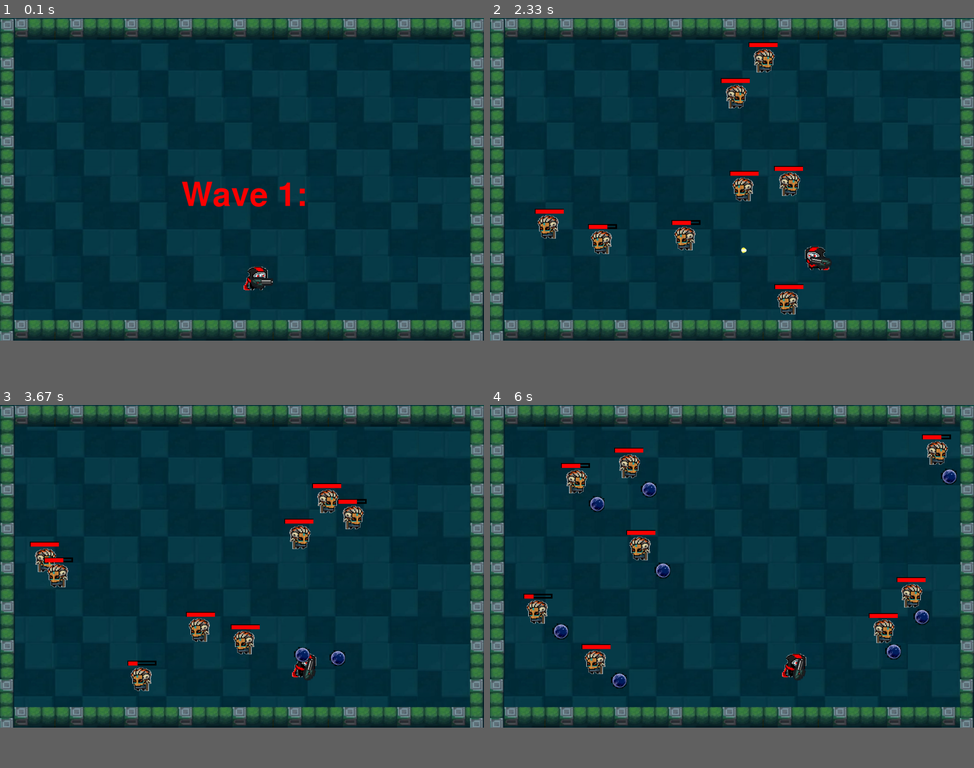
Above: before the commit, frames 1-4 (two rows, left to right).
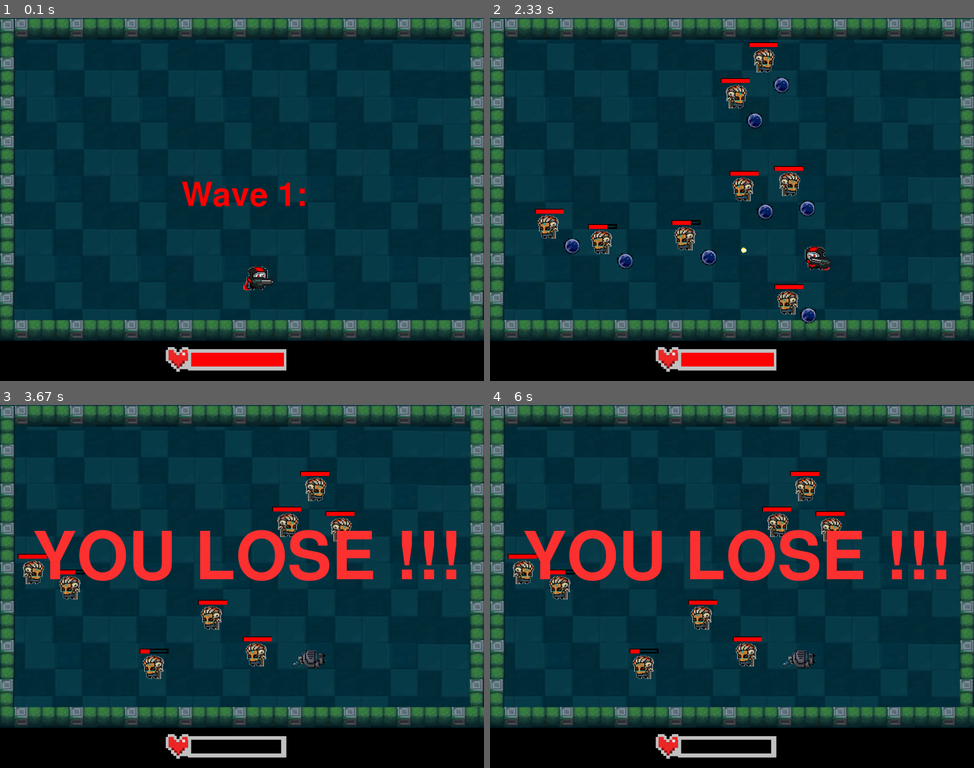
Above: after the commit, the same moments.

Repository: AlexPrilepin/-Pygame
Game: pygame game, started from pygraph.py
Two runs of this game, one before a commit and one after it. Both use one fixed random seed, a clock stepped at 60 frames per second and the inputs below.
Inputs (mouse positions are in pixels of both pictures, inside the frame that each line leads up to):
- Up to frame 1 (0.1 s): no input
- Up to frame 2 (2.33 s): press the mouse at (886, 188) at 0.37 s; move the mouse to (809, 206) at 0.47 s; release the mouse at (736, 221) at 0.6 s; hold Q 0.67-1.13 s; hold D 0.67-1.13 s; click (775, 112) at 0.75 s; hold D 1.17-1.63 s; click (712, 264) at 1.25 s; hold W 1.67-1.97 s; click (557, 188) at 1.75 s; hold D from 2 s (still down); click (732, 243) at 2.08 s
- Up to frame 3 (3.67 s): release D at 2.47 s; hold A 2.5-3.03 s; click (367, 644) at 2.58 s; hold S 3.07-3.37 s; click (338, 557) at 3.15 s
- Up to frame 4 (6 s): no input
In our replay, the window is 900x600 before the commit and 900x675 after it. These sizes can differ from the game's own. Grey fills any space a smaller window leaves; there, only what the larger window draws over its background counts as a difference.

The runs differ from the first frame. In frame 1, 1.7% of the frame differs, in the area x 0-100%, y 83-98%; in frame 2, 2.5%; in frame 3, 10%; in frame 4, 12%, in the area x 0-100%, y 8-98%.

Commit message:
Add files via upload

Diff:
--- a/pygraph.py
+++ b/pygraph.py
@@ -27,8 +27,13 @@
 npc_bullet.set_colorkey((0, 0, 0))
 courpse = pygame.image.load('courpse_1.png')
 courpse.set_colorkey((255, 255, 255))
+hp_bar = pygame.image.load('health_points.png')
+hp_bar.set_colorkey((255, 255, 255))
+hc = pygame.image.load('hero_dead.png')
+hc.set_colorkey((255, 255, 255))
 
 aim = True
+GG = False
 courpses = []
 
 class Nepice:
@@ -39,7 +44,7 @@
         self.x = x
         self.hp = 10
         self.damage = 1
-        self.cd = 90
+        self.cd = 50
 
     def get_damage(self, amount):
         global courpses
@@ -49,17 +54,18 @@
 
 
 
-    def move(self, hp):
-        self.x += self.nx * v / fps
-        self.y += self.ny * v / fps
-        if self.x <= 30:
-            self.nx *= -1
-        if self.y <= 50:
-            self.ny *= -1
-        if self.x > width - 100:
-            self.nx *= -1
-        if self.y > height - 120:
-            self.ny *= -1
+    def move(self, hp, stop):
+        if not stop:
+            self.x += self.nx * v / fps
+            self.y += self.ny * v / fps
+            if self.x <= 30:
+                self.nx *= -1
+            if self.y <= 50:
+                self.ny *= -1
+            if self.x > 1200 - 100:
+                self.nx *= -1
+            if self.y > 800 - 120:
+                self.ny *= -1
         self.draw(hp)
 
     def draw(self):
@@ -138,7 +144,10 @@
         self.end_y = end_y
         self.damage = 4
         self.x, self.y = self.start_x, self.start_y
-        self.angle = int(asin((self.start_y - self.end_y) / sqrt((self.end_x - self.start_x) ** 2 + (self.end_y - self.start_y) ** 2)) / pi * 180)
+        try:
+            self.angle = int(asin((self.start_y - self.end_y) / sqrt((self.end_x - self.start_x) ** 2 + (self.end_y - self.start_y) ** 2)) / pi * 180)
+        except ZeroDivisionError:
+            self.angle = int(asin((self.start_y - self.end_y) / 0.00000000000000001) / pi * 180)
 
     def draw(self):
         if self.start_x < self.end_x:
@@ -174,18 +183,24 @@
         self.target_y = 600
         self.draw()
         self.angle = 0
+        self.hp = 10
+        self.total = 10
+        self.cd = 0
 
     def get_damage(self, num):
-        pass
+        global GG
+        self.hp -= num
+        if self.hp <= 0:
+            GG = True
 
     def move(self, m_x, m_y):
         if self.x + m_x <= 10:
             return
         if self.y + m_y <= 40:
             return
-        if self.x + m_x > width - 100:
+        if self.x + m_x > 1100 - 100:
             return
-        if self.y + m_y > height - 125:
+        if self.y + m_y > 800 - 125:
             return
         self.x += m_x
         self.y += m_y
@@ -201,11 +216,13 @@
 
     def shoot(self, s_x, s_y):
         global bullets
-        if aim:
-            bull = Hero_bullet(self.x, self.y, self.target_x, self.target_y)
-        else:
-            bull = Hero_bullet(self.x, self.y, s_x, s_y)
-        bullets.append(bull)
+        if self.cd == 0:
+            if aim:
+                bull = Hero_bullet(self.x, self.y, self.target_x, self.target_y)
+            else:
+                bull = Hero_bullet(self.x, self.y, s_x, s_y)
+            bullets.append(bull)
+            self.cd = 10
 
     def draw(self):
         if aim:
@@ -225,49 +242,53 @@
                 g_l_r = hero_l.get_rect(
                     topleft=(self.x, self.y))
                 screen.blit(hero_l, g_l_r)
-                g_l_r = self.curr_weapon[1].get_rect(
-                    topleft=(self.x + 22, self.y + 42))
-                rot_image = pygame.transform.rotate(self.curr_weapon[1], 0)
-                rot_rect = rot_image.get_rect(center=g_l_r.center)
-                rot_image.set_colorkey((24, 29, 35))
-                screen.blit(rot_image, rot_rect)
+                if not GG:
+                    g_l_r = self.curr_weapon[1].get_rect(
+                        topleft=(self.x + 22, self.y + 42))
+                    rot_image = pygame.transform.rotate(self.curr_weapon[1], 0)
+                    rot_rect = rot_image.get_rect(center=g_l_r.center)
+                    rot_image.set_colorkey((24, 29, 35))
+                    screen.blit(rot_image, rot_rect)
             else:
                 g_l_r = hero_r.get_rect(
                     topleft=(self.x, self.y))
                 screen.blit(hero_r, g_l_r)
-                g_l_r = self.curr_weapon[0].get_rect(
-                    topleft=(self.x + 22, self.y + 42))
-                rot_image = pygame.transform.rotate(self.curr_weapon[0], 0)
-                rot_rect = rot_image.get_rect(center=g_l_r.center)
-                rot_image.set_colorkey((24, 29, 35))
-                screen.blit(rot_image, rot_rect)
+                if not GG:
+                    g_l_r = self.curr_weapon[0].get_rect(
+                        topleft=(self.x + 22, self.y + 42))
+                    rot_image = pygame.transform.rotate(self.curr_weapon[0], 0)
+                    rot_rect = rot_image.get_rect(center=g_l_r.center)
+                    rot_image.set_colorkey((24, 29, 35))
+                    screen.blit(rot_image, rot_rect)
         else:
             if self.target_x < self.x:
                 g_l_r = hero_l.get_rect(
                     topleft=(self.x, self.y))
                 screen.blit(hero_l, g_l_r)
-                g_l_r = self.curr_weapon[1].get_rect(
-                    topleft=(self.x + 22, self.y + 42))
-                rot_image = pygame.transform.rotate(self.curr_weapon[1], int(1 * self.angle))
-                rot_rect = rot_image.get_rect(center=g_l_r.center)
-                rot_image.set_colorkey((24, 29, 35))
-                screen.blit(rot_image, rot_rect)
+                if not GG:
+                    g_l_r = self.curr_weapon[1].get_rect(
+                        topleft=(self.x + 22, self.y + 42))
+                    rot_image = pygame.transform.rotate(self.curr_weapon[1], int(1 * self.angle))
+                    rot_rect = rot_image.get_rect(center=g_l_r.center)
+                    rot_image.set_colorkey((24, 29, 35))
+                    screen.blit(rot_image, rot_rect)
             else:
                 g_l_r = hero_r.get_rect(
                     topleft=(self.x, self.y))
                 screen.blit(hero_r, g_l_r)
-                g_l_r = self.curr_weapon[0].get_rect(
-                    topleft=(self.x + 22, self.y + 42))
-                rot_image = pygame.transform.rotate(self.curr_weapon[0], int(-1 * self.angle))
-                rot_rect = rot_image.get_rect(center=g_l_r.center)
-                rot_image.set_colorkey((24, 29, 35))
-                screen.blit(rot_image, rot_rect)
+                if not GG:
+                    g_l_r = self.curr_weapon[0].get_rect(
+                        topleft=(self.x + 22, self.y + 42))
+                    rot_image = pygame.transform.rotate(self.curr_weapon[0], int(-1 * self.angle))
+                    rot_rect = rot_image.get_rect(center=g_l_r.center)
+                    rot_image.set_colorkey((24, 29, 35))
+                    screen.blit(rot_image, rot_rect)
 
 if __name__ == '__main__':
     npc_shoot = 0
     pygame.init()
     pygame.display.set_caption('Движущийся круг 2')
-    size = width, height = 1200, 800
+    size = width, height = 1200, 900
     screen = pygame.display.set_mode(size)
     x_pos, y_pos = 0, 0
     running = True
@@ -281,8 +302,14 @@
     waves = 3
     freeze_waves = 0
     win = 0
+    GG = False
+    pygame.mixer.music.load('grobik.mp3')
+    ccc = 0
     while running:
-        npc_shoot += 1
+        if hero.cd > 0:
+            hero.cd -= 1
+        if not GG:
+            npc_shoot += 1
         screen.fill((0, 0, 0))
         for a in range(1):
             for b in range(1):
@@ -292,36 +319,37 @@
         for event in pygame.event.get():
             if event.type == pygame.QUIT:
                 running = False
-            if event.type == pygame.MOUSEMOTION:
-                if not aim:
+            if not GG:
+                if event.type == pygame.MOUSEMOTION:
+                    if not aim:
+                        s_x, s_y = event.pos
+                        hero.target(s_x - 50, s_y - 50)
+                if event.type == pygame.MOUSEBUTTONUP:
                     s_x, s_y = event.pos
-                    hero.target(s_x - 50, s_y - 50)
-            if event.type == pygame.MOUSEBUTTONUP:
-                s_x, s_y = event.pos
-                hero.shoot(s_x - 50, s_y - 50)
-            keys = pygame.key.get_pressed()
-            if keys[pygame.K_a] == True and keys[pygame.K_s] == True:
-                hero.move(-10, 10)
-            elif keys[pygame.K_d] == True and keys[pygame.K_s] == True:
-                hero.move(10, 10)
-            elif keys[pygame.K_a] == True and keys[pygame.K_w] == True:
-                hero.move(-10, -10)
-            elif keys[pygame.K_d] == True and keys[pygame.K_w] == True:
-                hero.move(10, -10)
-            elif keys[pygame.K_a] == True:
-                hero.move(-10, 0)
-            elif keys[pygame.K_d] == True:
-                hero.move(10, 0)
-            elif keys[pygame.K_s] == True:
-                hero.move(0, 10)
-            elif keys[pygame.K_w] == True:
-                hero.move(0, -10)
-            if keys[pygame.K_q] == True:
-                aim = not aim
+                    hero.shoot(s_x - 50, s_y - 50)
+                keys = pygame.key.get_pressed()
+                if keys[pygame.K_a] == True and keys[pygame.K_s] == True:
+                    hero.move(-10, 10)
+                elif keys[pygame.K_d] == True and keys[pygame.K_s] == True:
+                    hero.move(10, 10)
+                elif keys[pygame.K_a] == True and keys[pygame.K_w] == True:
+                    hero.move(-10, -10)
+                elif keys[pygame.K_d] == True and keys[pygame.K_w] == True:
+                    hero.move(10, -10)
+                elif keys[pygame.K_a] == True:
+                    hero.move(-10, 0)
+                elif keys[pygame.K_d] == True:
+                    hero.move(10, 0)
+                elif keys[pygame.K_s] == True:
+                    hero.move(0, 10)
+                elif keys[pygame.K_w] == True:
+                    hero.move(0, -10)
+                if keys[pygame.K_q] == True:
+                    aim = not aim
         if len(npc) == 0 and waves_count < waves:
             if freeze_waves >= 90:
                 npc = []
-                for i in range(choice(list(range(3, 10)))):
+                for i in range(choice(list(range(3 + waves_count * 2, 10 + waves_count)))):
                     x_pos, y_pos = randint(50, 1100), randint(50, 700)
                     ball = Goblin(x_pos, y_pos)
                     npc.append(ball)
@@ -340,32 +368,39 @@
         g_l_r = wall_hor.get_rect(
                 topleft=(0, 0))
         screen.blit(wall_hor, g_l_r)
-        g_l_r1 = wall_hor.get_rect(
-                topleft=(0, 747))
-        screen.blit(wall_hor, g_l_r1)
         g_l_r2 = wall_ver.get_rect(
                 topleft=(0, 3))
         screen.blit(wall_ver, g_l_r2)
         g_l_r3 = wall_ver.get_rect(
                 topleft=(1165, 3))
         screen.blit(wall_ver, g_l_r3)
+        g_l_r1 = wall_hor.get_rect(
+                topleft=(0, 747))
+        screen.blit(wall_hor, g_l_r1)
         for i in courpses:
             g_l_r2 = courpse.get_rect(
                 topleft=(i[0], i[1]))
             screen.blit(courpse, g_l_r2)
         hero.draw()
+        pygame.draw.rect(screen, (0, 0, 0), (0, 800, 1200, 100))
+        g_l_r1 = hp_bar.get_rect(
+                topleft=(400, 810))
+        screen.blit(hp_bar, g_l_r1)
+        pygame.draw.rect(screen, (255, 0, 0), (474, 830, int(230 * (hero.hp / hero.total)), 34))
         for num, x in enumerate(npc):
-            x.move(x.hp)
-            if x.hp <= 0:
-                del npc[num]
-            if npc_shoot % x.cd  == 0:
-                x.attack()
-        for num, i in enumerate(bullets):
-            if i.draw() is True:
-                del bullets[num]
-        for num, i in enumerate(npc_bullets):
-            if i.draw() is True:
-                del npc_bullets[num]
+            x.move(x.hp, GG)
+            if not GG:
+                if x.hp <= 0:
+                    del npc[num]
+                if npc_shoot % x.cd  == 0:
+                    x.attack()
+        if not GG:
+            for num, i in enumerate(bullets):
+                if i.draw() is True:
+                    del bullets[num]
+            for num, i in enumerate(npc_bullets):
+                if i.draw() is True:
+                    del npc_bullets[num]
 
 
         if waves_count == waves and len(npc) == 0 and win >= 0 and win < 60:
@@ -377,6 +412,14 @@
             n = pygame.font.Font(None, 120)
             t = n.render(f'Wave {waves_count + 1}: ', True, (255, 0, 0))
             screen.blit(t, (450, 400))
+        if GG:
+            hero_l, hero_r = hc, hc
+            n = pygame.font.Font(None, 240)
+            t = n.render(f'YOU LOSE !!!', True, (255, 50, 50))
+            screen.blit(t, (80, 300))
+            if ccc == 0:
+                pygame.mixer.music.play()
+                ccc += 1
 
         clock.tick(fps)
         pygame.display.flip()
Binary file added: health_points.PNG
Binary file added: hero_dead.PNG
Not shown, added: grobik.mp3
